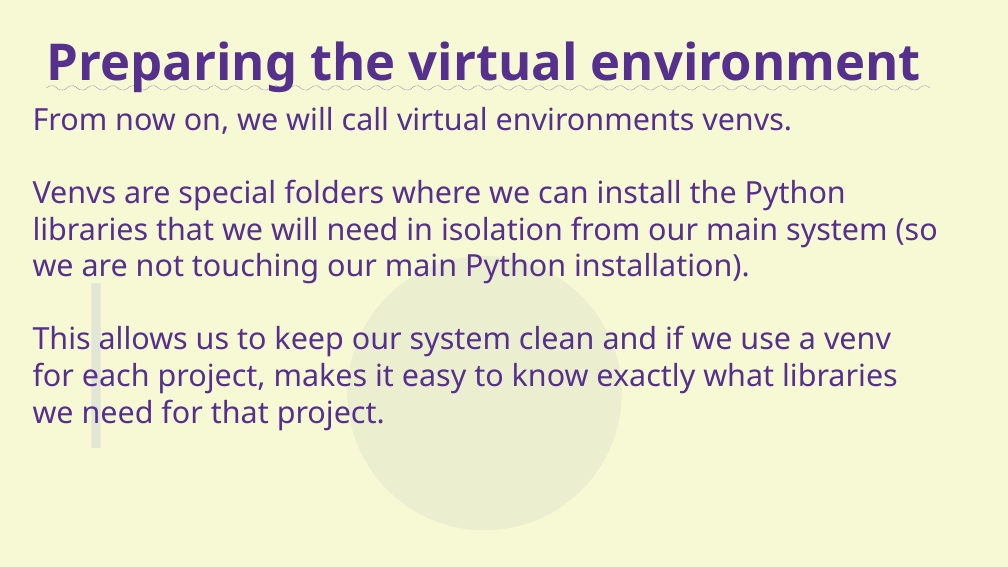
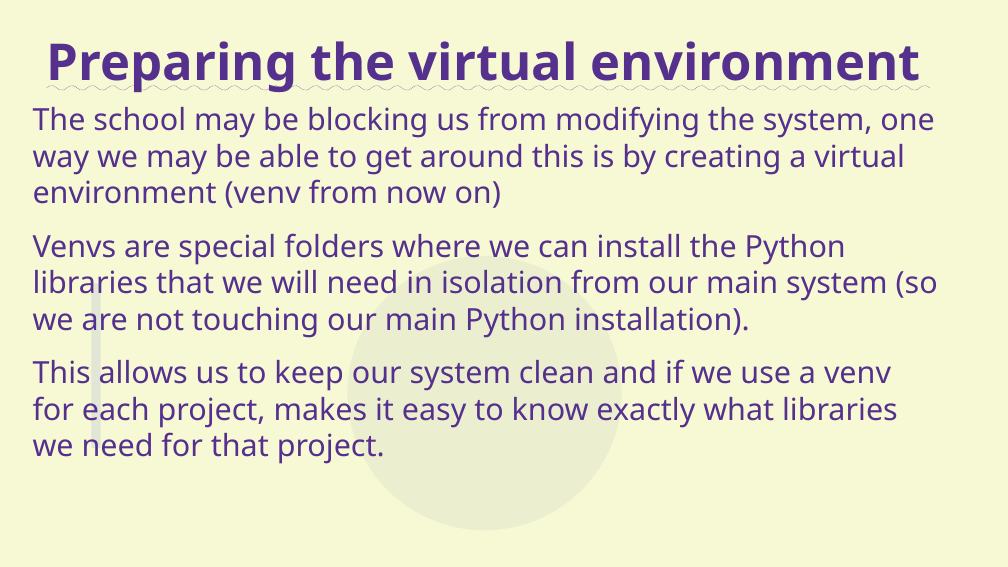
Before and after one commit to aram-de/aas_workshop_pub, a slide deck: slide 9 of presentation_KhanRev.odp. Drawn at 1008x567 pixels with LibreOffice and Linux fonts; fonts in the diff are those of the drawing. Boxes give left, top, right and bottom in pixels: in the first picture for what was removed or moved away, otherwise in the second. Text is boxed around its words. In the diff, an @@ line names an element or a change of style, - is before the commit and + after.

```diff
--- a/presentation_KhanRev.odp
+++ b/presentation_KhanRev.odp
@@ title at bbox=[33, 106, 938, 464]: text changed @@
-From now on, we will call virtual environments venvs.
-Venvs are special folders where we can install the Python libraries that we will need in isolation from our main system (so we are not touching our main Python installation).
-This allows us to keep our system clean and if we use a venv for each project, makes it easy to know exactly what libraries we need for that project.
+The school may be blocking us from modifying the system, one way we may be able to get around this is by creating a virtual environment (venv from now on)
+Venvs are special folders where we can install the Python libraries that we will need in isolation from our main system (so we are not touching our main Python installation).
+This allows us to keep our system clean and if we use a venv for each project, makes it easy to know exactly what libraries we need for that project.
```
Also in this commit, not shown: 26 other slides changed, 2 slides added, 5 slides removed, 2 other files.
